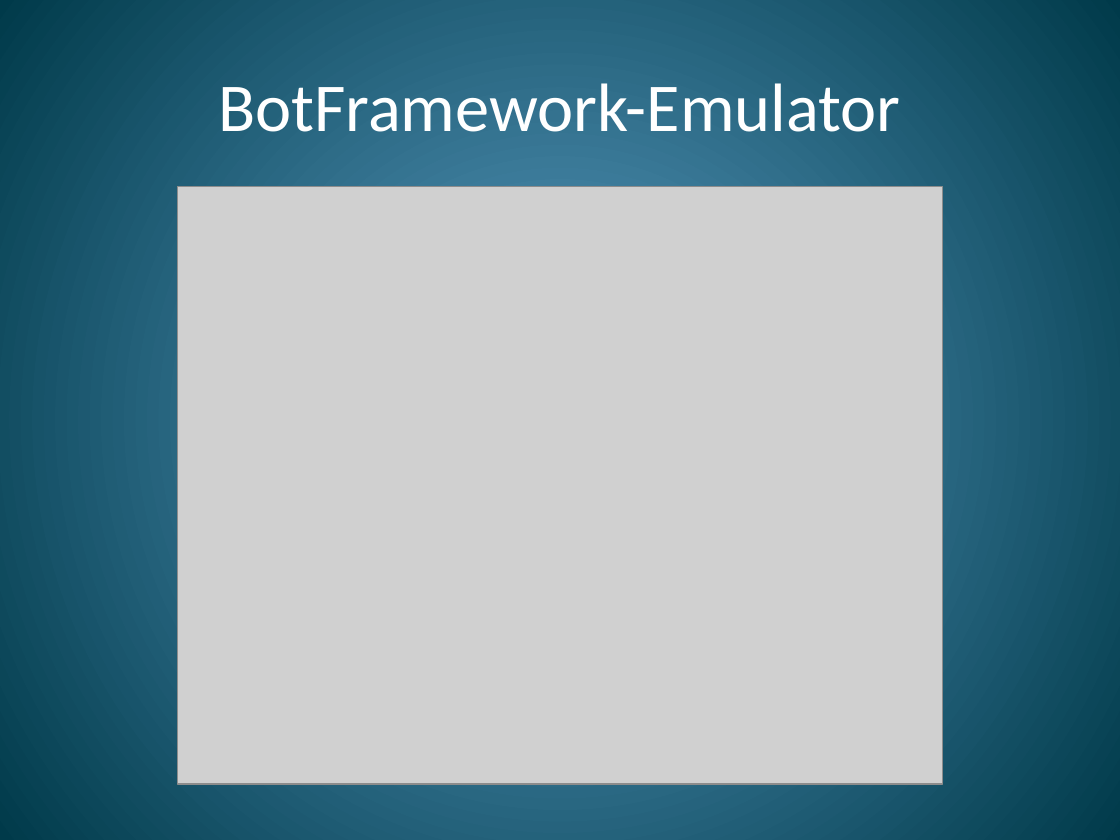
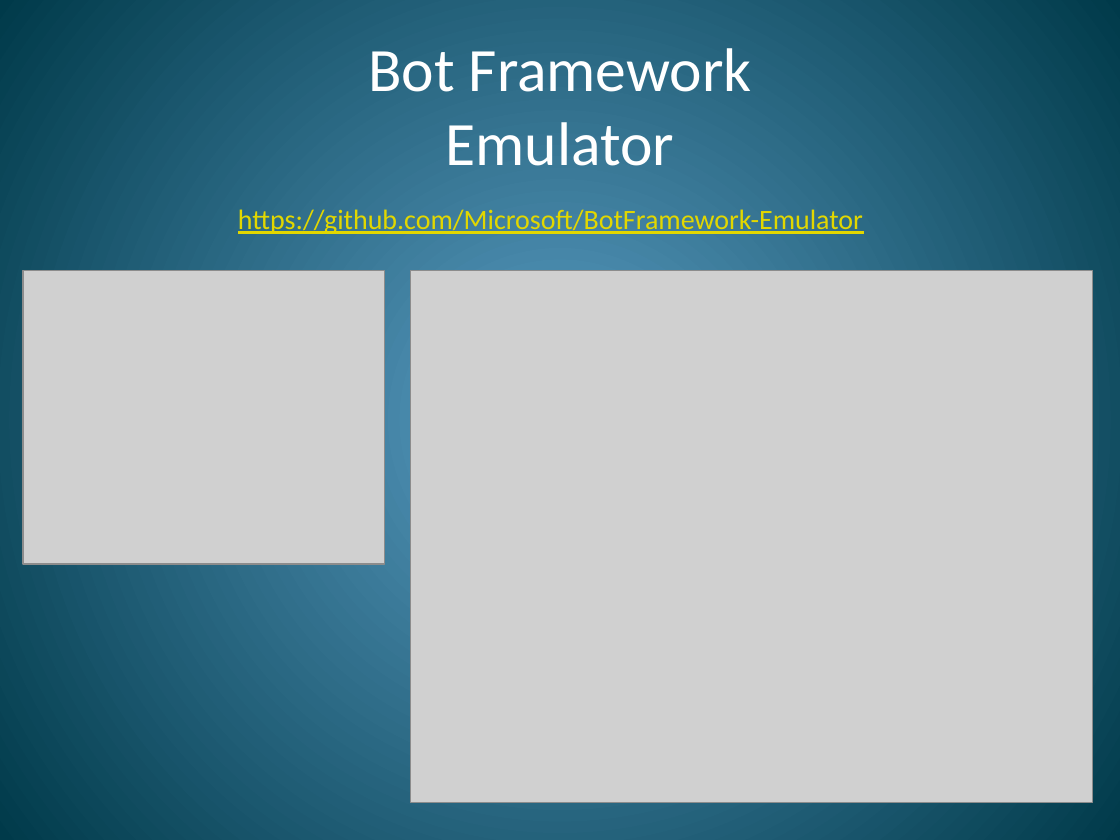
Before and after one commit to WrMax/TelegramDemo, a slide deck: slide 15 of Bot.pptx (slide 14 before the commit). Drawn at 1120x840 pixels with LibreOffice and Linux fonts; fonts in the diff are those of the drawing; grey boxes stand for pictures. Boxes give left, top, right and bottom in pixels: in the first picture for what was removed or moved away, otherwise in the second. Text is boxed around its words. In the diff, an @@ line names an element or a change of style, - is before the commit and + after.

```diff
--- a/Bot.pptx
+++ b/Bot.pptx
@@ title at <box>368,48,752,166</box>: text changed; size 44 to 39.6 pt @@
-BotFramework-Emulator
+Bot Framework
+Emulator
@@ text added at <box>238,209,863,234</box>, 18 pt, text #E2D700, underline @@
+https://github.com/Microsoft/BotFramework-Emulator
@@ picture added at <box>24,271,385,564</box> @@
@@ picture: place and size @@
-picture at <box>177,187,942,784</box>
+picture at <box>411,271,1093,803</box>
```
Also in this commit, not shown: 7 other slides changed, 3 slides added, 2 slides removed, 1 other file.
